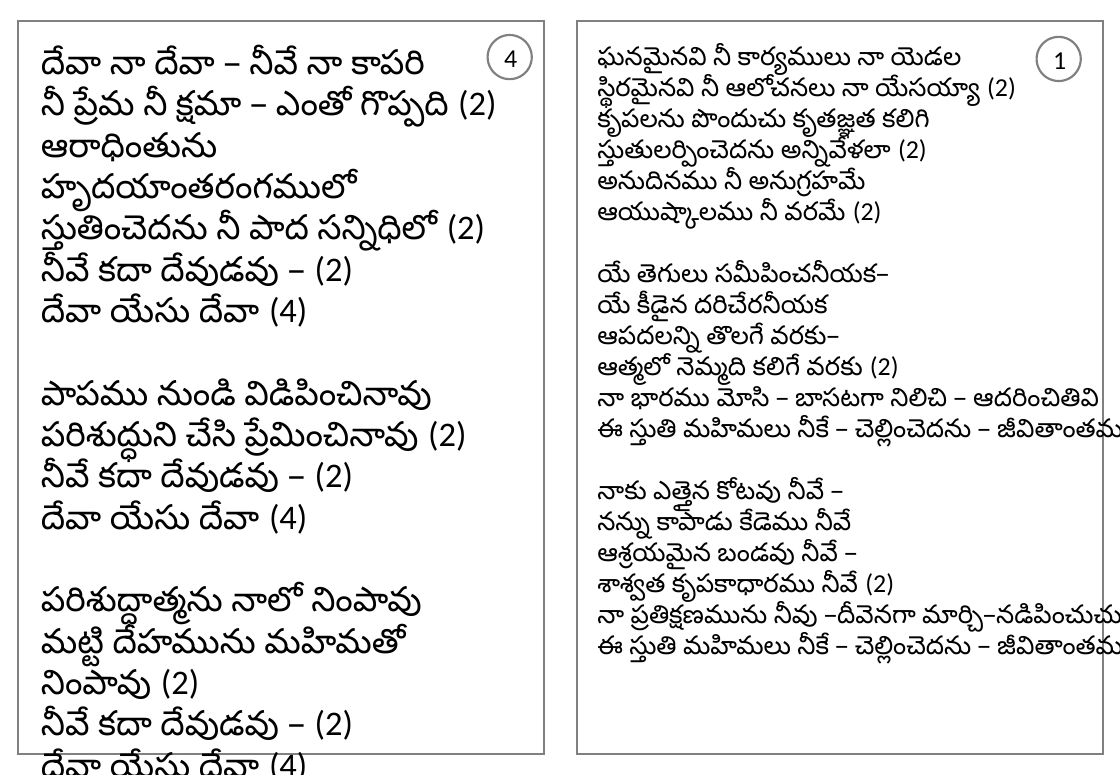
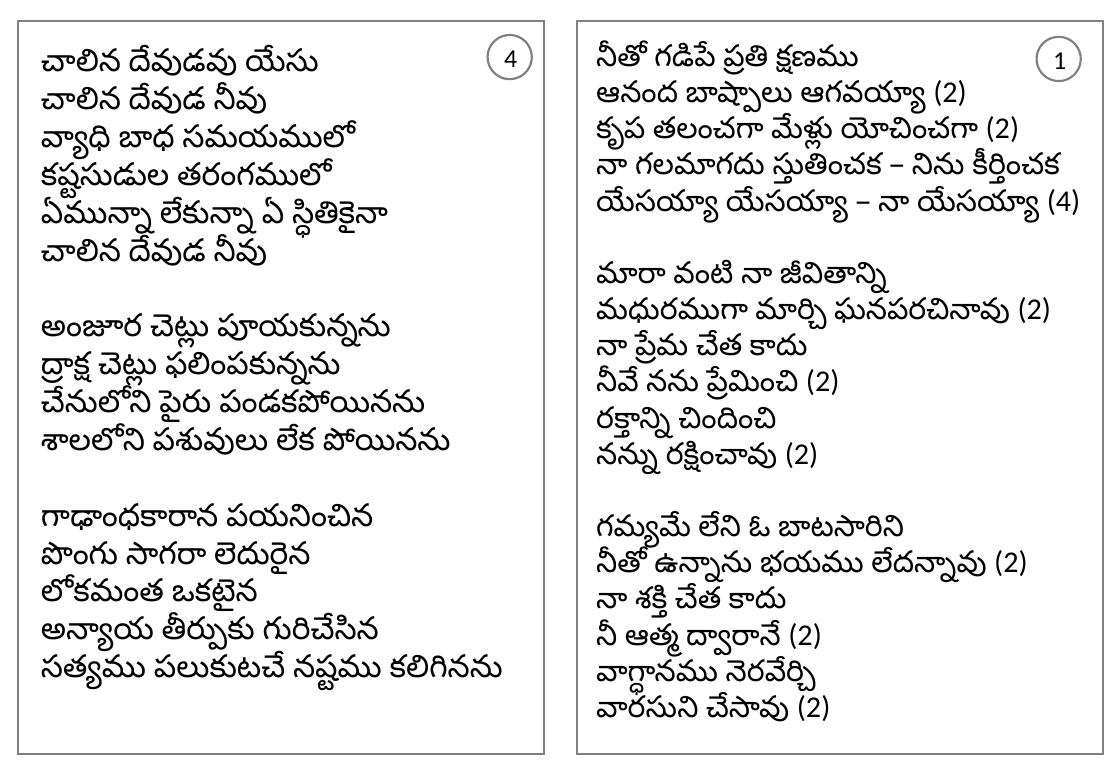
Before and after one commit to venu-webdev/songsDb, a slide deck: slide 1 of songsTemplate.pptx. Drawn at 1120x775 pixels with LibreOffice and Linux fonts; fonts in the diff are those of the drawing. Boxes give left, top, right and bottom in pixels: in the first picture for what was removed or moved away, otherwise in the second. Text is boxed around its words. In the diff, an @@ line names an element or a change of style, - is before the commit and + after.

```diff
--- a/songsTemplate.pptx
+++ b/songsTemplate.pptx
@@ text at <box>41,48,503,691</box>: text changed; size 24 to 22 pt @@
-దేవా నా దేవా – నీవే నా కాపరి
-నీ ప్రేమ నీ క్షమా – ఎంతో గొప్పది (2)
-ఆరాధింతును హృదయాంతరంగములో
-స్తుతించెదను నీ పాద సన్నిధిలో (2)
-నీవే కదా దేవుడవు – (2)
-దేవా యేసు దేవా (4)
-పాపము నుండి విడిపించినావు
-పరిశుద్ధుని చేసి ప్రేమించినావు (2)
-నీవే కదా దేవుడవు – (2)
-దేవా యేసు దేవా (4)
-పరిశుద్ధాత్మను నాలో నింపావు
-మట్టి దేహమును మహిమతో నింపావు (2)
-నీవే కదా దేవుడవు – (2)
-దేవా యేసు దేవా (4)
+చాలిన దేవుడవు యేసు
+చాలిన దేవుడ నీవు
+వ్యాధి బాధ సమయములో
+కష్టసుడుల తరంగములో
+ఏమున్నా లేకున్నా ఏ స్ధితికైనా
+చాలిన దేవుడ నీవు
+అంజూర చెట్లు పూయకున్నను
+ద్రాక్ష చెట్లు ఫలింపకున్నను
+చేనులోని పైరు పండకపోయినను
+శాలలోని పశువులు లేక పోయినను
+గాఢాంధకారాన పయనించిన
+పొంగు సాగరా లెదురైన
+లోకమంత ఒకటైన
+అన్యాయ తీర్పుకు గురిచేసిన
+సత్యము పలుకుటచే నష్టము కలిగినను
@@ text at <box>596,44,1081,722</box>: text changed; size 18 to 21 pt @@
-ఘనమైనవి నీ కార్యములు నా యెడల
-స్థిరమైనవి నీ ఆలోచనలు నా యేసయ్యా (2)
-కృపలను పొందుచు కృతజ్ఞత కలిగి
-స్తుతులర్పించెదను అన్నివేళలా (2)
-అనుదినము నీ అనుగ్రహమే
-ఆయుష్కాలము నీ వరమే (2)
-యే తెగులు సమీపించనీయక–
-యే కీడైన దరిచేరనీయక
-ఆపదలన్ని తొలగే వరకు–
-ఆత్మలో నెమ్మది కలిగే వరకు (2)
-నా భారము మోసి – బాసటగా నిలిచి – ఆదరించితివి
-ఈ స్తుతి మహిమలు నీకే – చెల్లించెదను – జీవితాంతము
-నాకు ఎత్తైన కోటవు నీవే –
-నన్ను కాపాడు కేడెము నీవే
-ఆశ్రయమైన బండవు నీవే –
-శాశ్వత కృపకాధారము నీవే (2)
-నా ప్రతిక్షణమును నీవు –దీవెనగా మార్చి–నడిపించుచున్నావు
-ఈ స్తుతి మహిమలు నీకే – చెల్లించెదను – జీవితాంతము
+నీతో గడిపే ప్రతి క్షణము
+ఆనంద బాష్పాలు ఆగవయ్యా (2)
+కృప తలంచగా మేళ్లు యోచించగా (2)
+నా గలమాగదు స్తుతించక – నిను కీర్తించక
+యేసయ్యా యేసయ్యా – నా యేసయ్యా (4)
+మారా వంటి నా జీవితాన్ని
+మధురముగా మార్చి ఘనపరచినావు (2)
+నా ప్రేమ చేత కాదు
+నీవే నను ప్రేమించి (2)
+రక్తాన్ని చిందించి
+నన్ను రక్షించావు (2)
+గమ్యమే లేని ఓ బాటసారిని
+నీతో ఉన్నాను భయము లేదన్నావు (2)
+నా శక్తి చేత కాదు
+నీ ఆత్మ ద్వారానే (2)
+వాగ్ధానము నెరవేర్చి
+వారసుని చేసావు (2)
```
Also in this commit, not shown: 1 other slide changed, 7 other files.
